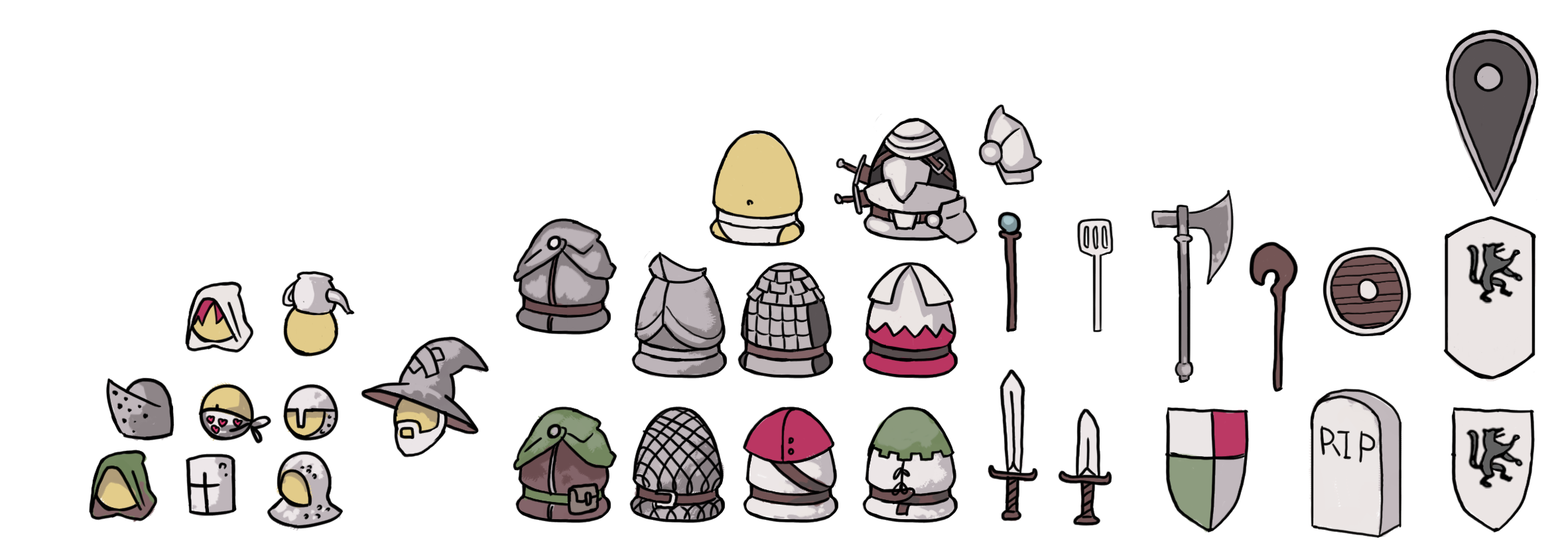
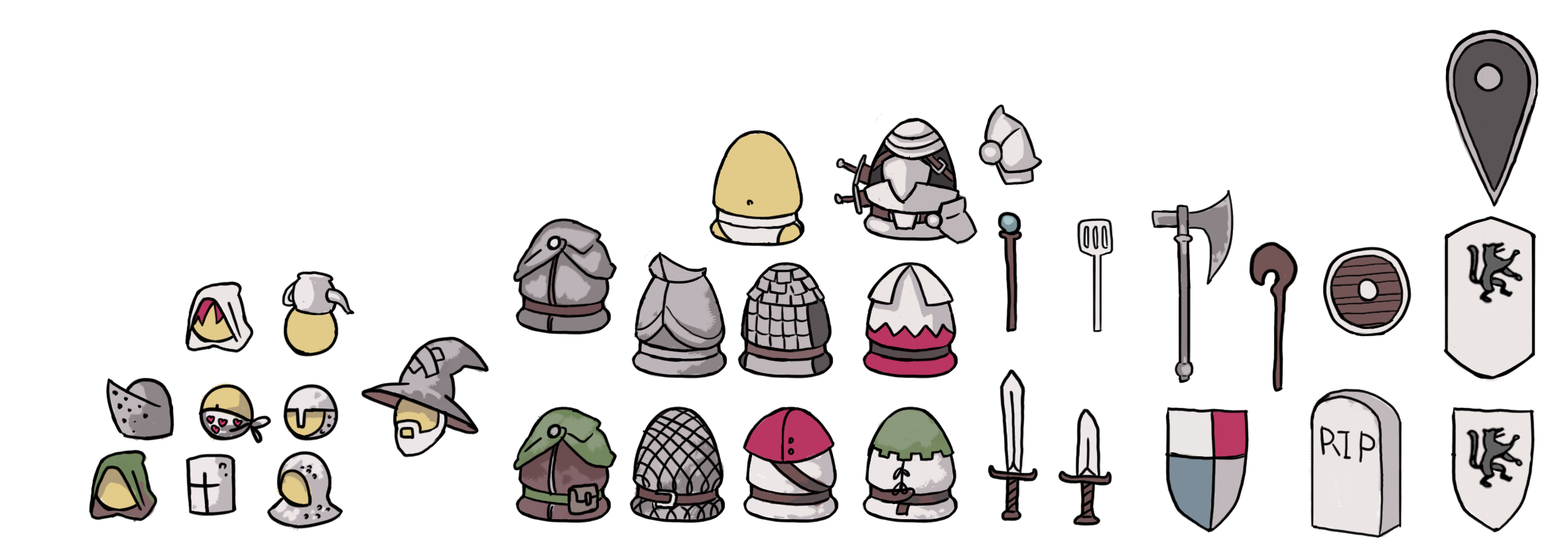
Before/after of a (1568, 559) layered artwork. What changed in the layer stack:
painted on "Calque 3" over box(1166, 409, 1249, 534)
